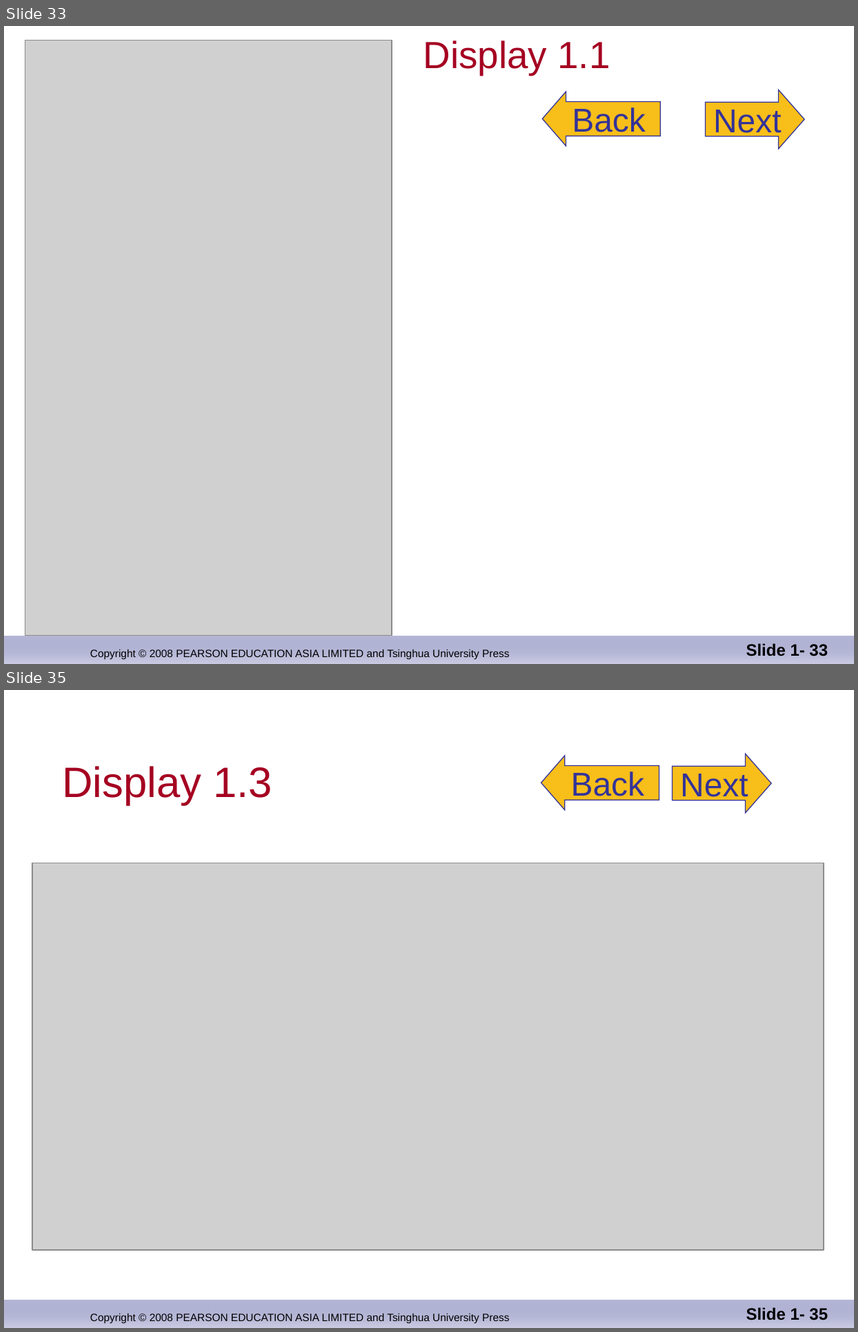
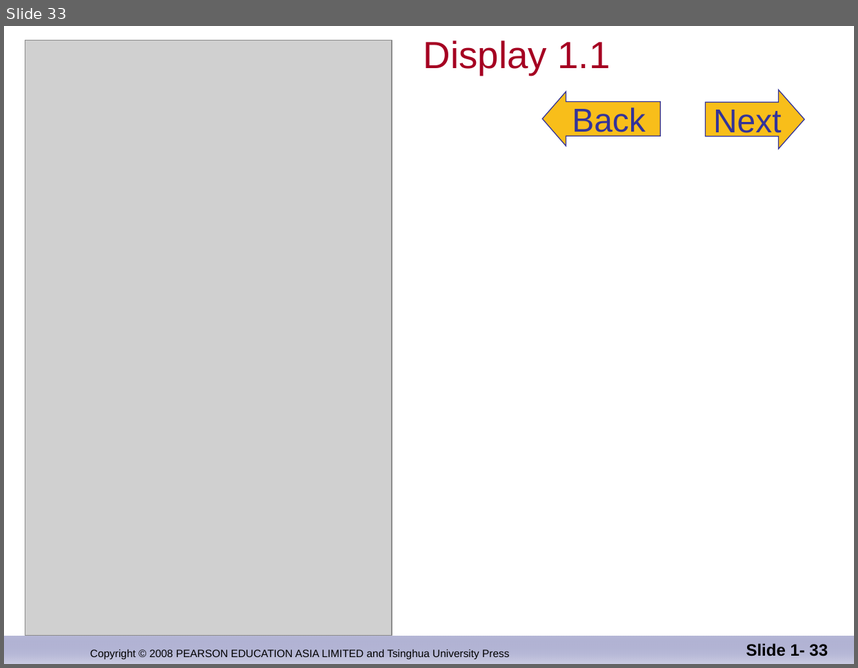
Before and after one commit to djuanbei/CPLUSPLUS, a slide deck: ppt/ch_01.ppt. Shown one above the other, each under a label of ours: slides 33 and 35 before the commit, slide 33 after it; the slides between them are not shown. The pictures are 858x1332 and 858x668 pixels, drawn with LibreOffice and Linux fonts; fonts in the diff are those of the drawing; grey boxes stand for pictures; background and template pictures are left out. Boxes give left, top, right and bottom in pixels: in the first picture for what was removed or moved away, otherwise in the second. Text is boxed around its words. In the diff, an @@ line names an element or a change of style, - is before the commit and + after.

```diff
--- a/ppt/ch_01.ppt
+++ b/ppt/ch_01.ppt
@@ slide 35 removed at [4, 690, 854, 1328], background #FFFFFF; not listed: 2 template elements that a slide beside it also shows @@
@@ title removed at [62, 766, 272, 805] @@
-Display 1.3
@@ left arrow removed at [542, 756, 660, 810] @@
-Back
@@ right arrow removed at [672, 753, 771, 812] @@
-Next
@@ picture removed at [32, 862, 824, 1250] @@
@@ page number removed at [746, 1307, 828, 1320] @@
-Slide 1- 35
```
Also in this commit, not shown: 3 slides changed, 2 slides added, 2 other slides removed.
